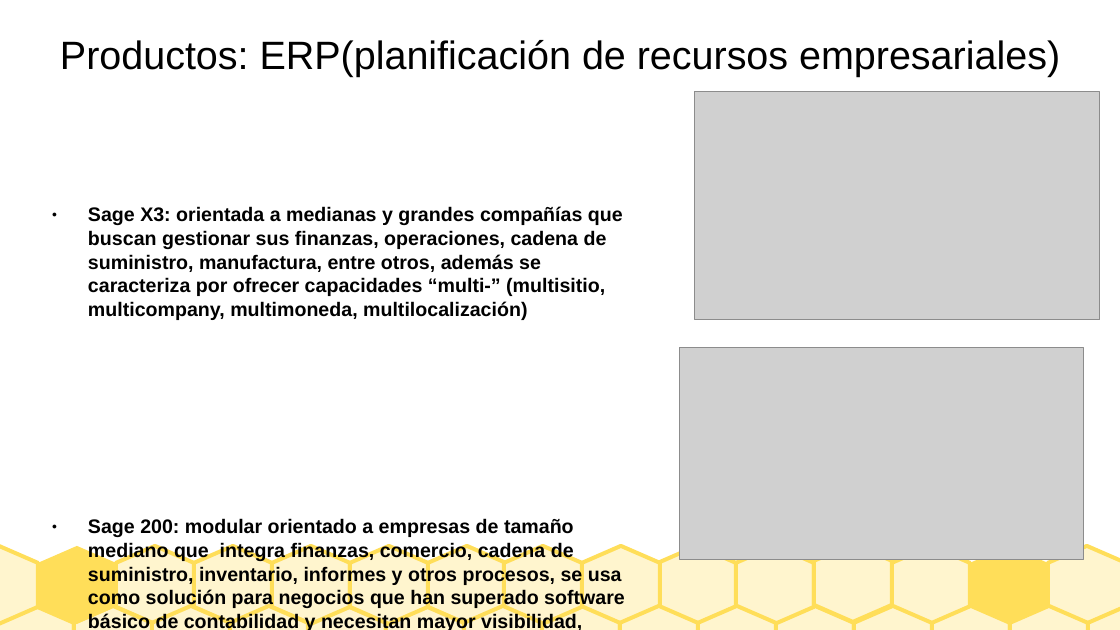
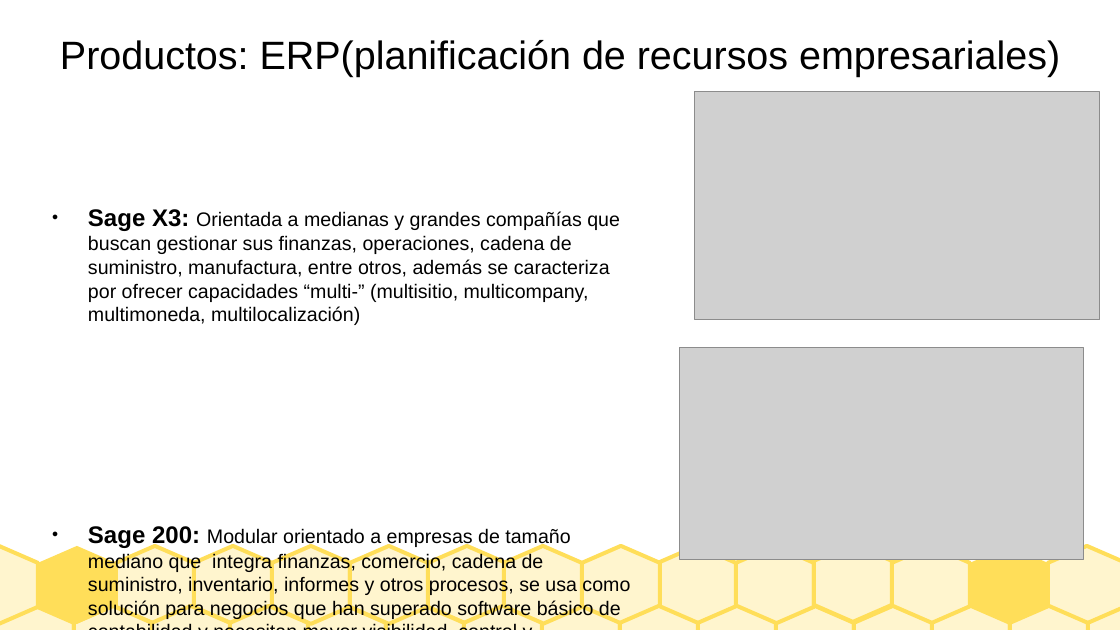
Before and after one commit to Borja-68/asignaturas, a slide deck: slide 6 of sistemas empresa/Presentacion_SAGE.odp. Drawn at 1120x630 pixels with LibreOffice and Linux fonts; fonts in the diff are those of the drawing; grey boxes stand for pictures. Boxes give left, top, right and bottom in pixels: in the first picture for what was removed or moved away, otherwise in the second. Text is boxed around its words. In the diff, an @@ line names an element or a change of style, - is before the commit and + after.

```diff
--- a/sistemas empresa/Presentacion_SAGE.odp
+++ b/sistemas empresa/Presentacion_SAGE.odp
@@ text at <box>88,209,630,619</box>: text changed; bold off @@
-● Sage X3: orientada a medianas y grandes compañías que buscan gestionar sus finanzas, operaciones, cadena de suministro, manufactura, entre otros, además se caracteriza por ofrecer capacidades “multi‑” (multisitio, multicompany, multimoneda, multilocalización)
-● Sage 200: modular orientado a empresas de tamaño mediano que integra finanzas, comercio, cadena de suministro, inventario, informes y otros procesos, se usa como solución para negocios que han superado software básico de contabilidad y necesitan mayor visibilidad, control y escalabilidad.
+● Sage X3: Orientada a medianas y grandes compañías que buscan gestionar sus finanzas, operaciones, cadena de suministro, manufactura, entre otros, además se caracteriza por ofrecer capacidades “multi‑” (multisitio, multicompany, multimoneda, multilocalización)
+● Sage 200: Modular orientado a empresas de tamaño mediano que integra finanzas, comercio, cadena de suministro, inventario, informes y otros procesos, se usa como solución para negocios que han superado software básico de contabilidad y necesitan mayor visibilidad, control y escalabilidad.
```
Also in this commit, not shown: 9 other slides changed, 1 other file.
